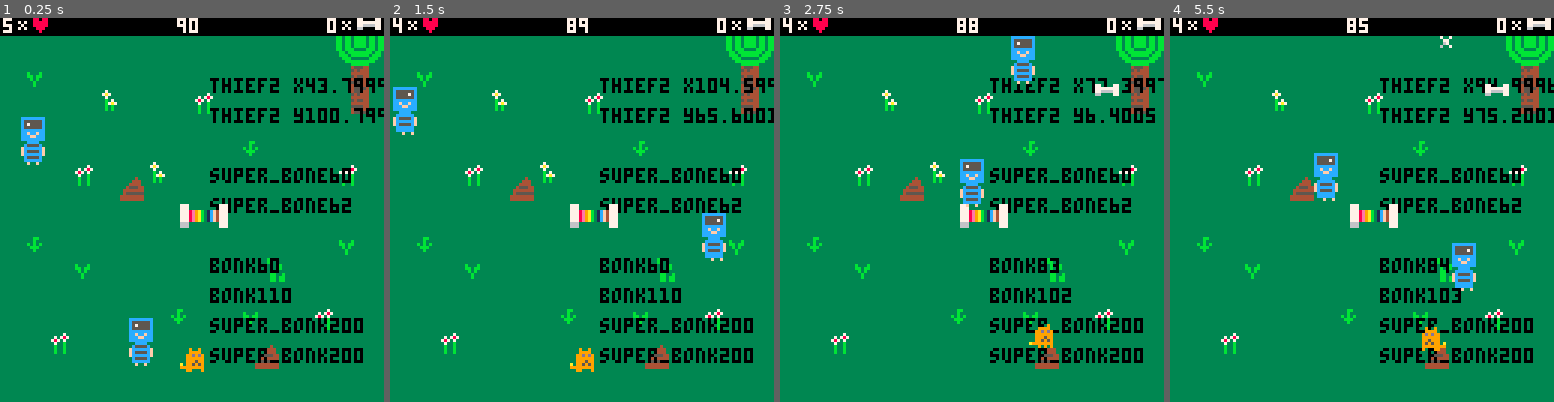
Above: before the commit, frames 1-4 (left to right).
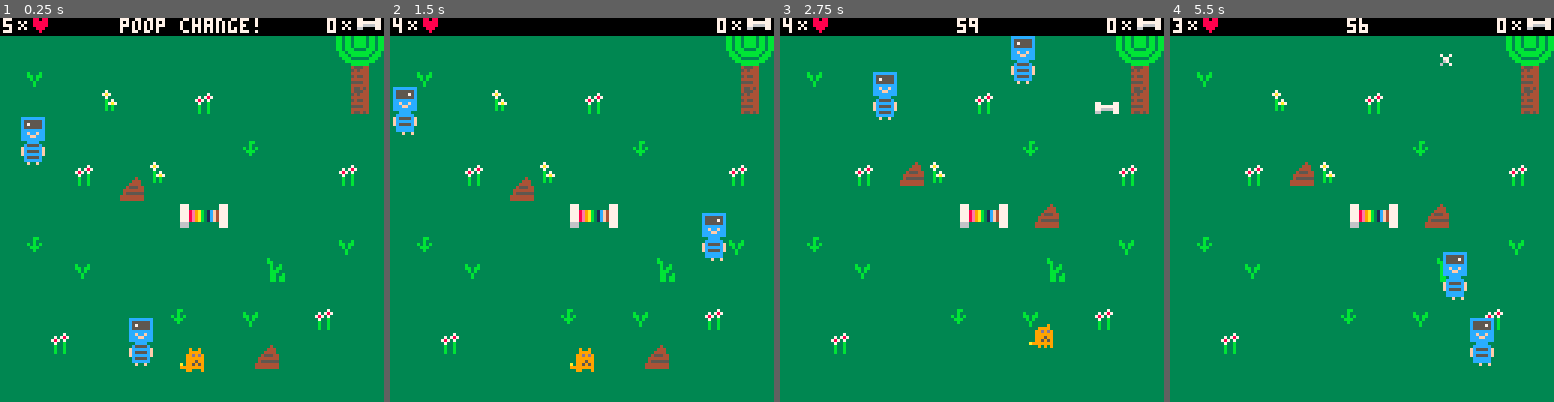
Above: after the commit, the same moments.

Repository: CornflakesOnGit/bonk-thief-horror
Game: PICO-8 cartridge bonk.p8
Two runs of this game, one before a commit and one after it. Both use one fixed random seed, a clock stepped at 60 frames per second and the inputs below.
Inputs:
- Up to frame 1 (0.25 s): no input
- Up to frame 2 (1.5 s): tap X (X key) at 0.33, 1.07 s
- Up to frame 3 (2.75 s): hold Right 1.6-2.1 s; tap X (X key) at 1.85 s; hold Up 2.15-2.42 s; hold Right from 2.47 s (still down)
- Up to frame 4 (5.5 s): tap X (X key) at 2.97, 4.08, 5.2 s; release Right at 3.03 s; hold Left 3.08-3.58 s; hold Down 3.63-3.97 s; hold Right 4.02-4.68 s; hold Up 4.73-5.03 s; hold Left from 5.08 s (still down)

The runs differ from the first frame. In frame 1, 5.9% of the frame differs, in the area x 31-100%, y 0-90%; in frame 2, 5.5%; in frame 3, 7.7%; in frame 4, 8.7%, in the area x 0-100%, y 0-92%.

Commit message:
game in working state
bones and poop won't spawn too high up anymore, bonking has tooltip now

Diff:
--- a/bonk.p8
+++ b/bonk.p8
@@ -64,22 +64,22 @@
 
 
 __map__
-4040404040404040404040404040454600000000000000000000000000000000000000000000000000000000000000000000000000000000000000000000000000000000000000000000000000000000000000000000000000000000000000000000000000000000000000000000000000000000000000000000000000000000
-4040404040404040404040404040555600000000000000000000000000000000000000000000000000000000000000000000000000000000000000000000000000000000000000000000000000000000000000000000000000000000000000000000000000000000000000000000000000000000000000000000000000000000
-4044404040404040404040404040626300000000000000000000000000000000000000000000000000000000000000000000000000000000000000000000000000000000000000000000000000000000000000000000000000000000000000000000000000000000000000000000000000000000000000000000000000000000
-4040404059404040504040404040626300000000000000000000000000000000000000000000000000000000000000000000000000000000000000000000000000000000000000000000000000000000000000000000000000000000000000000000000000000000000000000000000000000000000000000000000000000000
-4040404040404040404040404040404000000000000000000000000000000000000000000000000000000000000000000000000000000000000000000000000000000000000000000000000000000000000000000000000000000000000000000000000000000000000000000000000000000000000000000000000000000000
-4040404040404040404043404040404000000000000000000000000000000000000000000000000000000000000000000000000000000000000000000000000000000000000000000000000000000000000000000000000000000000000000000000000000000000000000000000000000000000000000000000000000000000
-4040405040405940404040404040504000000000000000000000000000000000000000000000000000000000000000000000000000000000000000000000000000000000000000000000000000000000000000000000000000000000000000000000000000000000000000000000000000000000000000000000000000000000
-4040404040404040404040404040404000000000000000000000000000000000000000000000000000000000000000000000000000000000000000000000000000000000000000000000000000000000000000000000000000000000000000000000000000000000000000000000000000000000000000000000000000000000
-4040404040404040404040404040404000000000000000000000000000000000000000000000000000000000000000000000000000000000000000000000000000000000000000000000000000000000000000000000000000000000000000000000000000000000000000000000000000000000000000000000000000000000
-4043404040404040404040404040444000000000000000000000000000000000000000000000000000000000000000000000000000000000000000000000000000000000000000000000000000000000000000000000000000000000000000000000000000000000000000000000000000000000000000000000000000000000
-4040404440404040404040614040404000000000000000000000000000000000000000000000000000000000000000000000000000000000000000000000000000000000000000000000000000000000000000000000000000000000000000000000000000000000000000000000000000000000000000000000000000000000
-4040404040404040404040404040404000000000000000000000000000000000000000000000000000000000000000000000000000000000000000000000000000000000000000000000000000000000000000000000000000000000000000000000000000000000000000000000000000000000000000000000000000000000
-4040404040404043404044404050404000000000000000000000000000000000000000000000000000000000000000000000000000000000000000000000000000000000000000000000000000000000000000000000000000000000000000000000000000000000000000000000000000000000000000000000000000000000
-4040504040404040404040404040404000000000000000000000000000000000000000000000000000000000000000000000000000000000000000000000000000000000000000000000000000000000000000000000000000000000000000000000000000000000000000000000000000000000000000000000000000000000
-4040404040404040404040404040404000000000000000000000000000000000000000000000000000000000000000000000000000000000000000000000000000000000000000000000000000000000000000000000000000000000000000000000000000000000000000000000000000000000000000000000000000000000
-4040404040404040404040404040404000000000000000000000000000000000000000000000000000000000000000000000000000000000000000000000000000000000000000000000000000000000000000000000000000000000000000000000000000000000000000000000000000000000000000000000000000000000
+404040404040404040404040404045464c4c4c4c4c4c4c4c4c4c4c4c4c4c4d4e000000000000000000000000000000000000000000000000000000000000000000000000000000000000000000000000000000000000000000000000000000000000000000000000000000000000000000000000000000000000000000000000
+404040404040404040404040404055564c4c4c4c4c4c4c4c4c4c4c4c4c4c5d5e000000000000000000000000000000000000000000000000000000000000000000000000000000000000000000000000000000000000000000000000000000000000000000000000000000000000000000000000000000000000000000000000
+404440404040404040404040404062634c4c4c4c4c4c4c4c4c4c4c4c4c4c6d6e000000000000000000000000000000000000000000000000000000000000000000000000000000000000000000000000000000000000000000000000000000000000000000000000000000000000000000000000000000000000000000000000
+404040405940404050404040404062634c4c4c4c4c4c4c4c4b4c4c4c4c4c4c4c000000000000000000000000000000000000000000000000000000000000000000000000000000000000000000000000000000000000000000000000000000000000000000000000000000000000000000000000000000000000000000000000
+404040404040404040404040404040404c4c4c4c5b4c4c4c4c4c4c4c4c6c4c4c000000000000000000000000000000000000000000000000000000000000000000000000000000000000000000000000000000000000000000000000000000000000000000000000000000000000000000000000000000000000000000000000
+404040404040404040404340404040404c4c4c4b4c4c4c4c4c4a4c4c4c4c4c4c000000000000000000000000000000000000000000000000000000000000000000000000000000000000000000000000000000000000000000000000000000000000000000000000000000000000000000000000000000000000000000000000
+404040504040594040404040404050404c6c4c4c5c4c4c4c4c4c4c4c4c4c4c4c000000000000000000000000000000000000000000000000000000000000000000000000000000000000000000000000000000000000000000000000000000000000000000000000000000000000000000000000000000000000000000000000
+404040404040404040404040404040404c4c4c4c4c4b4c4c4c4c6c4c4c4c4c4c000000000000000000000000000000000000000000000000000000000000000000000000000000000000000000000000000000000000000000000000000000000000000000000000000000000000000000000000000000000000000000000000
+404040404040404040404040404040404c4c4b4c4c4c4c4c4c4c4c4a4c5c4c4c000000000000000000000000000000000000000000000000000000000000000000000000000000000000000000000000000000000000000000000000000000000000000000000000000000000000000000000000000000000000000000000000
+404340404040404040404040404044404c4c4c4c4c4c4c4c4c4c4c4c4c4c4c4c000000000000000000000000000000000000000000000000000000000000000000000000000000000000000000000000000000000000000000000000000000000000000000000000000000000000000000000000000000000000000000000000
+404040444040404040404061404040404c4c4c4c6c4c4c4c4c4c4c4c4c4c4c4c000000000000000000000000000000000000000000000000000000000000000000000000000000000000000000000000000000000000000000000000000000000000000000000000000000000000000000000000000000000000000000000000
+404040404040404040404040404040404c4c4c4c4c4c4c4c4c4c4c4c4c4c4c4c000000000000000000000000000000000000000000000000000000000000000000000000000000000000000000000000000000000000000000000000000000000000000000000000000000000000000000000000000000000000000000000000
+404040404040404340404440405040404c4c4a4c4b4c4c4c4c4c4b4c4a4c4c4c000000000000000000000000000000000000000000000000000000000000000000000000000000000000000000000000000000000000000000000000000000000000000000000000000000000000000000000000000000000000000000000000
+404050404040404040404040404040404c4c4c4c4c5c4c4a4a4c4c4c5c4c6c4c000000000000000000000000000000000000000000000000000000000000000000000000000000000000000000000000000000000000000000000000000000000000000000000000000000000000000000000000000000000000000000000000
+404040404040404040404040404040404c4c4c4c4c4c4c4c4c4c5b4c4c4b4c4c000000000000000000000000000000000000000000000000000000000000000000000000000000000000000000000000000000000000000000000000000000000000000000000000000000000000000000000000000000000000000000000000
+404040404040404040404040404040404c4c4b4c4c4c4c4c4c4c4c4c4c4c4c4c000000000000000000000000000000000000000000000000000000000000000000000000000000000000000000000000000000000000000000000000000000000000000000000000000000000000000000000000000000000000000000000000
 
 
 
--- a/bonk_code.lua
+++ b/bonk_code.lua
@@ -30,7 +30,7 @@
 
     elapsed_bone_time = 0
     elapsed_poop_time = 0
-    time_left = 91
+    time_left = 62
 
 
 
@@ -156,13 +156,13 @@
 }
 
 poop1 = {
-    pos = {x = 40, y = flr(rnd(91) + 20)}, -- Initial position of poop
+    pos = {x = 40, y = flr(rnd(91)) + 20}, -- Initial position of poop
     width = 8,
     height = 8,
 }
 
 poop2 = {
-    pos = {x = 85, y = flr(rnd(91) + 20)}, -- Initial position of poop
+    pos = {x = 85, y = flr(rnd(91)) + 20}, -- Initial position of poop
     width = 8,
     height = 8,
 }
@@ -295,8 +295,8 @@
 
             if super_bonk.pos.x < -4 then super_bonk.pos.x = 124
             elseif super_bonk.pos.x > 124 then super_bonk.pos.x = -4
-            elseif super_bonk.pos.y < 6 then super_bonk.pos.y = 124
-            elseif super_bonk.pos.y > 124 then super_bonk.pos.y = 6
+            elseif super_bonk.pos.y < -24 then super_bonk.pos.y = 124
+            elseif super_bonk.pos.y > 128 then super_bonk.pos.y = 6
             end
 
     end
@@ -465,11 +465,22 @@
 end
 
 function update_thief_face1()
+
     if super_bonk_active == true then
-        thief1.sprites = {
+
+        if thief1.death_sentence == true then
+
+            thief1.sprites = {
+                {13, 21}, -- First animation frame
+                {13, 22} -- Second animation frame
+            }
+
+        else thief1.sprites = {
             {11, 21}, -- First animation frame
             {12, 22} -- Second animation frame
         }
+
+        end
 
     else thief1.sprites = {
         {5, 21}, -- First animation frame
@@ -477,23 +488,34 @@
     }
 
     end
+
 end
 
 function update_thief_face2()
+
     if super_bonk_active == true then
-        thief2.sprites = {
+
+        if thief2.death_sentence == true then
+
+            thief2.sprites = {
+                {13, 21}, -- First animation frame
+                {13, 22} -- Second animation frame
+            }
+
+        else thief2.sprites = {
             {11, 21}, -- First animation frame
             {12, 22} -- Second animation frame
         }
 
-    else     thief2.sprites = {
+        end
+
+    else thief2.sprites = {
         {5, 21}, -- First animation frame
         {6, 22} -- Second animation frame
     }
 
     end
 end
-
 
 -- Function for drawing thief2 {#c0c}
 function draw_thief2()
@@ -520,7 +542,7 @@
     if #bones < bones.max then
         -- Spawn a new bone at a random location and set it to active = true
         bones[#bones + 1] = {
-            pos = {x = rnd(120), y = rnd(110)}, -- random spawn position
+            pos = {x = rnd(120), y = rnd(110) + 6}, -- random spawn position
             --x = rnd(120),
             --y = rnd(120),
             width = 8,
@@ -600,13 +622,6 @@
 -- poop
 
 function draw_poop()
-    if poop2.pos.x == poop1.pos.x and poop2.pos.y == poop1.pos.y then
-        poop2.pos.x = flr(rnd(60) + 20)
-        poop2.pos.y = flr(rnd(60) + 20)
-        -- Update previous poop positions
-        prev_poop1_pos = {x = poop1.pos.x, y = poop1.pos.y}
-        prev_poop2_pos = {x = poop2.pos.x, y = poop2.pos.y}
-    end
     spr(4, poop1.pos.x, poop1.pos.y)
     spr(4, poop2.pos.x, poop2.pos.y)
 end
@@ -618,12 +633,12 @@
         --poop2.pos = {x = 85, y = rnd((60 + 40))}
         poop_announcement = 1
     elseif time_left < 60 and poop_announcement == 1 then
-        poop1.pos = {x = 40, y = rnd((91) + 20)}
-        poop2.pos = {x = 85, y = rnd((91) + 20)}
+        poop1.pos = {x = 40, y = rnd(91) + 20}
+        poop2.pos = {x = 85, y = rnd(91) + 20}
         poop_announcement = 2
     elseif time_left < 30 and poop_announcement == 2 then
-        poop1.pos = {x = 40, y = rnd((91) + 20)}
-        poop2.pos = {x = 85, y = rnd((91) + 20)}
+        poop1.pos = {x = 40, y = rnd(91) + 20}
+        poop2.pos = {x = 85, y = rnd(91) + 20}
         poop_announcement = 3
     end
 end
@@ -910,6 +925,7 @@
         spr(7,64,64)
         spr(23,64,72)
         bonk_sound()
+        super_bonk.sprites.club = {id = 17}
         end
 
 
@@ -918,6 +934,7 @@
         spr(8,64,64)
         spr(24,64,72)
         bonk_sound()
+        super_bonk.sprites.club = {id = 20}
         end
 
 
@@ -925,18 +942,21 @@
         spr(9,64,64)
         spr(25,64,72)
         bonk_sound()
+        super_bonk.sprites.club = {id = 17}
         end
 
 
     if death_state == 4 then
         spr(26,64,72)
         bonk_sound()
+        super_bonk.sprites.club = {id = 20}
         end
 
 
     if death_state == 5 then
         spr(27,64,72)
         bonk_sound()
+        super_bonk.sprites.club = {id = 17}
         end
 end
 
@@ -946,29 +966,34 @@
         spr(7,64,64)
         spr(23,64,72)
         bonk_sound()
+        super_bonk.sprites.club = {id = 17}
         end
 
     if death_state == 2 then
         spr(8,64,64)
         spr(24,64,72)
         bonk_sound()
+        super_bonk.sprites.club = {id = 20}
         end
 
     if death_state == 3 then
         spr(9,64,64)
         spr(25,64,72)
         bonk_sound()
+        super_bonk.sprites.club = {id = 17}
         end
 
     if death_state == 4 then
 
         spr(26,64,72)
         bonk_sound()
+        super_bonk.sprites.club = {id = 20}
         end
 
     if death_state == 5 then
         spr(27,64,72)
         bonk_sound()
+        super_bonk.sprites.club = {id = 17}
         end
 
 end
@@ -1076,17 +1101,17 @@
     spr(36,119,0)
 
 
-    print("thief2 x" ..thief1.pos.x, 70,20,0)
-    print("thief2 y" ..thief1.pos.y, 70,30,0)
-
-    print("super_bone" ..super_bone.pos.x, 70,50,0)
-    print("super_bone" ..super_bone.pos.y, 70,60,0)
-
-    print("bonk" ..bonk.pos.x, 70,80,0)
-    print("bonk" ..bonk.pos.y, 70,90,0)
-
-    print("super_bonk" ..super_bonk.pos.x, 70,100,0)
-    print("super_bonk" ..super_bonk.pos.y, 70,110,0)
+    --print("thief2 x" ..thief1.pos.x, 70,20,0)
+    --print("thief2 y" ..thief1.pos.y, 70,30,0)
+
+    --print("super_bone" ..super_bone.pos.x, 70,50,0)
+    --print("super_bone" ..super_bone.pos.y, 70,60,0)
+
+    --print("bonk" ..bonk.pos.x, 70,80,0)
+    --print("bonk" ..bonk.pos.y, 70,90,0)
+
+    --print("super_bonk" ..super_bonk.pos.x, 70,100,0)
+    --print("super_bonk" ..super_bonk.pos.y, 70,110,0)
     --print("death state: " ..death_state, 15,20,0)
     --print("cooldown: " ..input_cooldown_timer, 50,30,0)
     --print(btnp(5))
@@ -1164,6 +1189,13 @@
     end
 end
 
+
+
+
+
+
+
+
 function negative_life_debug()
     if life == -1 then
         life = 0
@@ -1204,6 +1236,7 @@
 
             if not transformation_in_progress then
                     if not bonking_in_progress then
+
 
 
 
@@ -1267,15 +1300,31 @@
 
 function _draw()
     cls(0)
-    map(0, 0, 0, 0, 16, 16)
+
+    if super_bonk_active == false then
+        map(0, 0, 0, 0, 16, 16)
+
+    else
+        map(16, 0)
+    end
 
     rectfill(0, 0, 127, 5, 0)  -- Draws a black rectangle at the top of the screen (128x4)
     draw_poop()
+
+
+
     hud()
 
     poop_announce()
 
     draw_bones()
+
+    if bonking_in_progress == true then
+        rectfill(40, 50, 80, 90, 0)
+        rectfill(23, 95, 100, 110, 0)
+        print("press x to bonk", 33, 100, 7)
+    end
+
     draw_super_bone()
 
     death_states_thief1()
@@ -1306,6 +1355,7 @@
     if thief2.alive == true then
         draw_thief2()
     end
+
 
     end_game()
 
Not shown, changed: 40 lines of the sprite sheet (__gfx__) section of bonk.p8
Not shown, changed: the sound effects (__sfx__) section of bonk.p8
